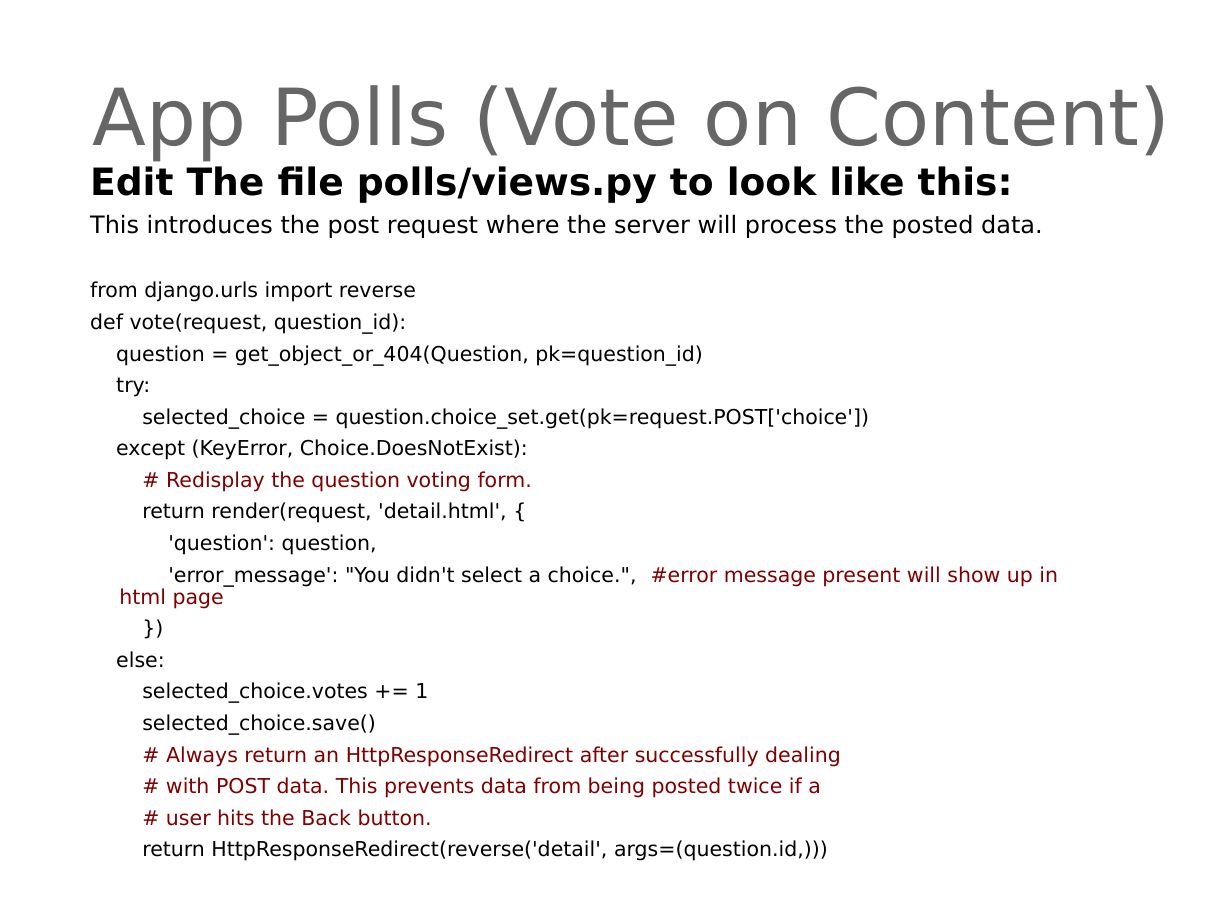
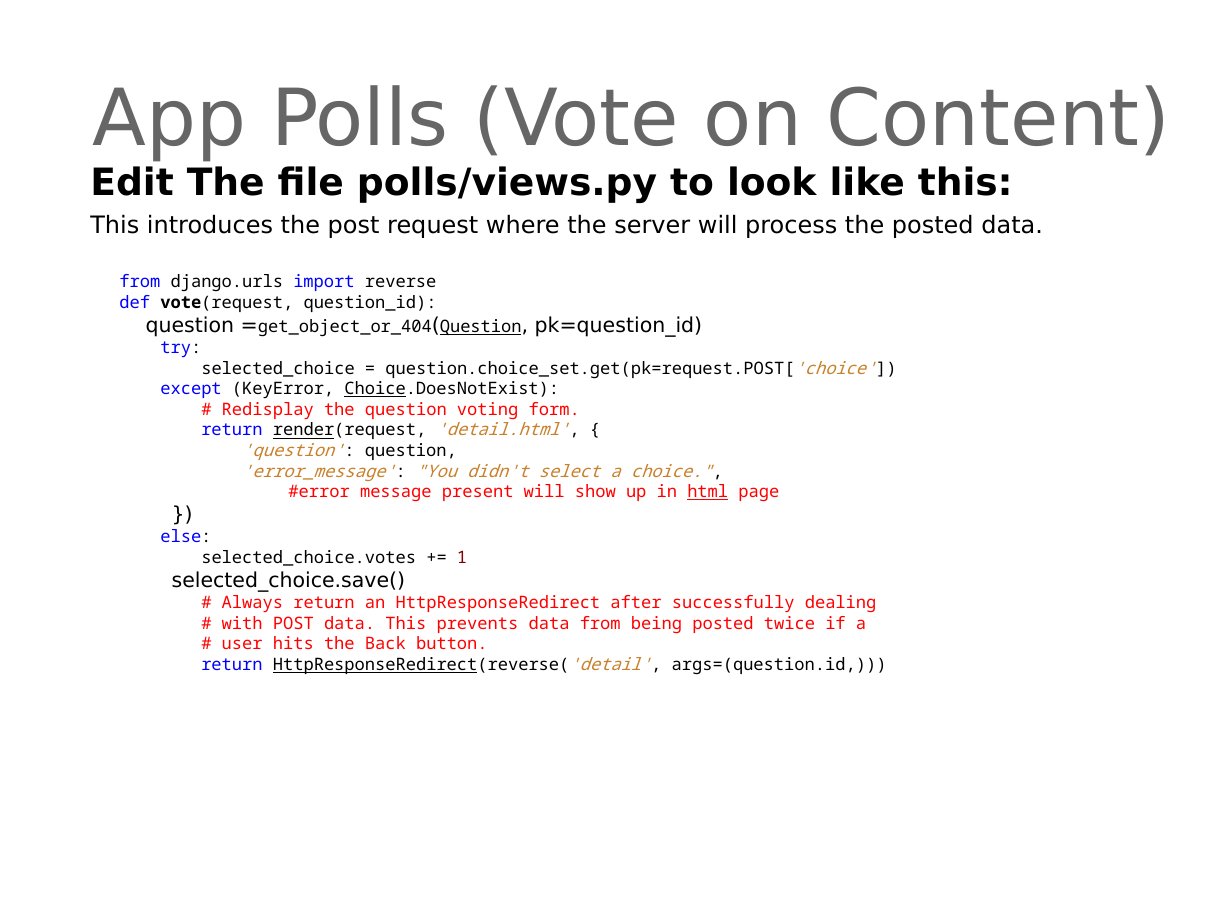
Before and after one commit to derekawilson72/CodeIT-viz-prj, a slide deck: slide 4 of Presentations/djangointroduction-Lesson05.ppt. Drawn at 1232x924 pixels with LibreOffice and Linux fonts; fonts in the diff are those of the drawing; background and template pictures are left out. Boxes give left, top, right and bottom in pixels: in the first picture for what was removed or moved away, otherwise in the second. Text is boxed around its words. In the diff, an @@ line names an element or a change of style, - is before the commit and + after.

```diff
--- a/Presentations/djangointroduction-Lesson05.ppt
+++ b/Presentations/djangointroduction-Lesson05.ppt
@@ text at <box>119,274,887,675</box>: size 12 to 10 pt, font DejaVu Sans to Noto Sans Mono in "from django.urls import reverse", "def vote(request, question_id):", "try:", "selected_choice = question.choice_set.get(pk=request.POST['c ..." and 10 more places; text colour #000000 to #0000FF in "from import", "def", "try:", "except" and 3 more places; bold on in "vote(request,"; text colour #000000 to #C9802B, italic on in "question.choice_set.get(pk=request.POST['choice'])", "'detail.html',", "'question':", "HttpResponseRedirect(reverse('detail',"; underline on in "Choice.DoesNotExist):", "render(request,", "HttpResponseRedirect(reverse('detail',"; text colour #800000 to #FF0000 in "# Redisplay the question voting form.", "# Always return an HttpResponseRedirect after successfully ...", "# with POST data. This prevents data ...", "# user hits the Back button."; text colour #000000 to #800000 in "1"; indent changed; line spacing 0.9 to 1; less space between paragraphs @@
@@ text at <box>146,316,703,337</box>: text changed @@
-question = get_object_or_404(Question, pk=question_id)
+question =get_object_or_404(Question, pk=question_id)
@@ text at <box>242,464,779,502</box>: text changed; size 12 to 10 pt; font DejaVu Sans to Noto Sans Mono; text colour #000000 to #C9802B @@
-'error_message': "You didn't select a choice.", #error message present will show up in html page
+'error_message': "You didn't select a choice.",
+#error message present will show up in html page
```
Also in this commit, not shown: 2 other slides changed, 3 other files.
